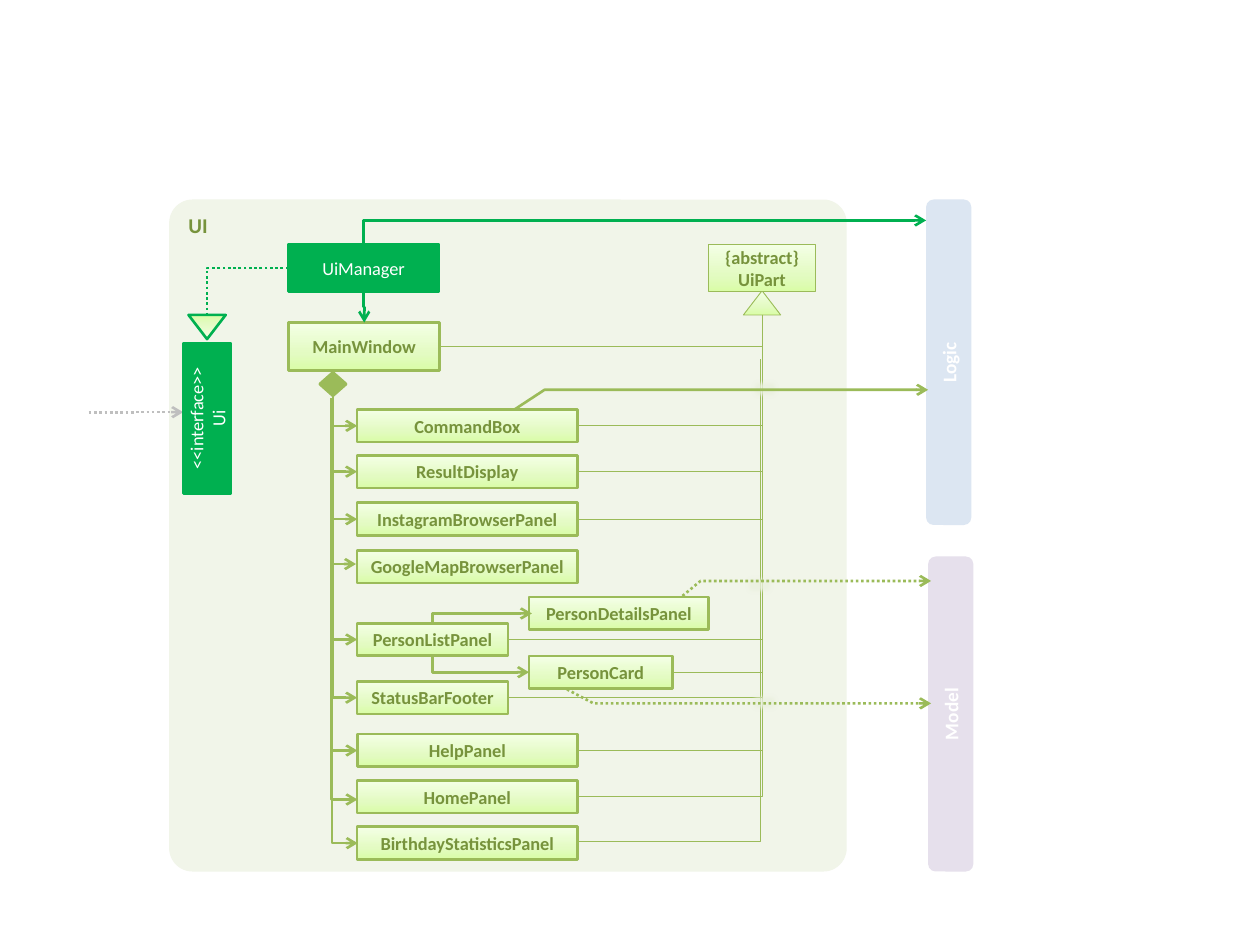
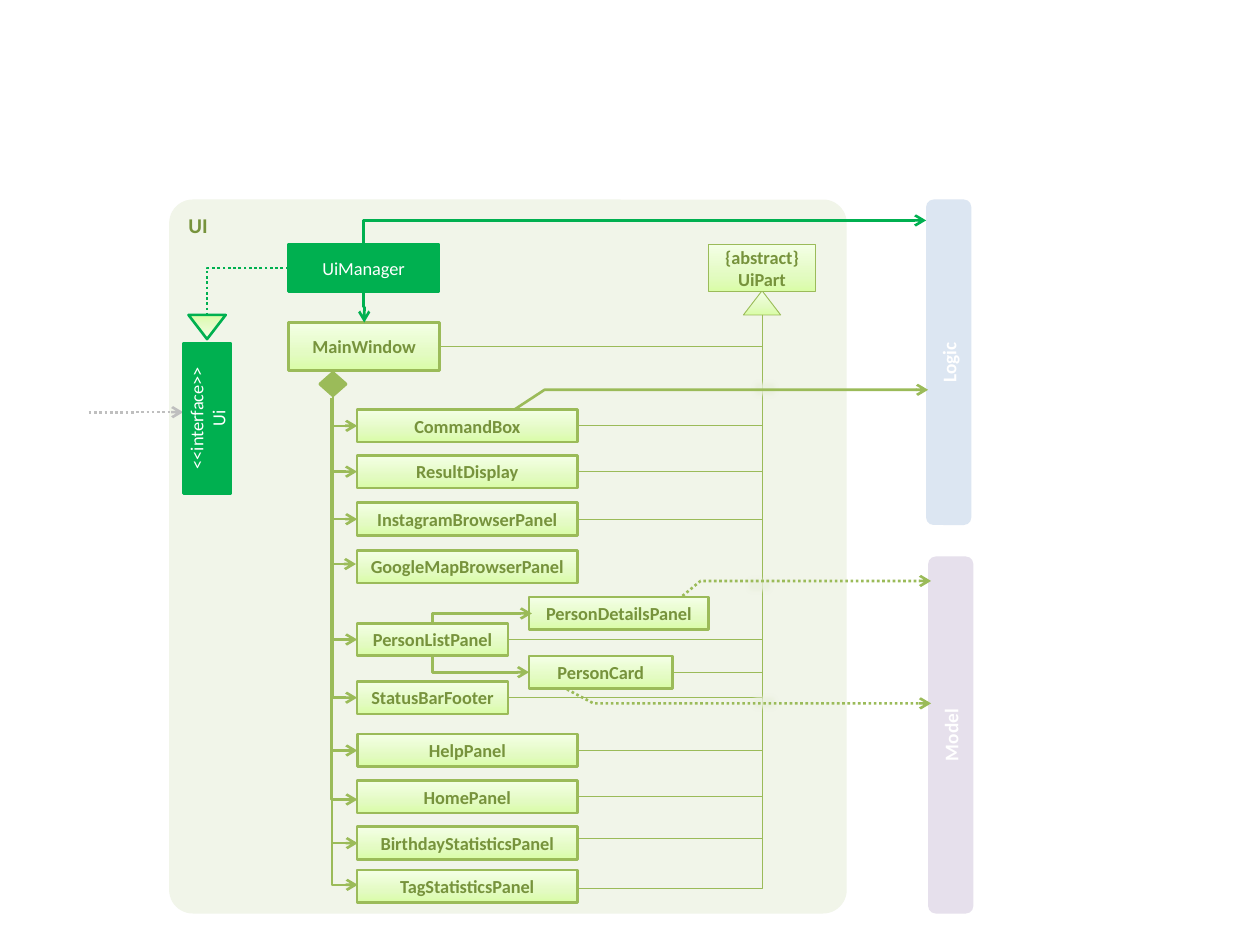
Before and after one commit to pwenzhe/addressbook-level4, a slide deck: slide 1 of docs/diagrams/UiComponentClassDiagram.pptx. Drawn at 1260x945 pixels with LibreOffice and Linux fonts; fonts in the diff are those of the drawing. Boxes give left, top, right and bottom in pixels: in the first picture for what was removed or moved away, otherwise in the second. Text is boxed around its words. In the diff, an @@ line names an element or a change of style, - is before the commit and + after.

```diff
--- a/docs/diagrams/UiComponentClassDiagram.pptx
+++ b/docs/diagrams/UiComponentClassDiagram.pptx
@@ rounded rectangle "UI": place and size @@
-rounded rectangle "UI" at box(169, 199, 847, 871)
+rounded rectangle "UI" at box(169, 199, 847, 914)
@@ elbow line moved from (760, 359) - (576, 842) to (762, 357) - (578, 838) @@
@@ elbow line added from (762, 406) to (577, 888), #9BBB59 0.5 pt @@
@@ elbow arrow added from (333, 533) to (358, 885), #9BBB59 1.5 pt @@
@@ rounded rectangle: place and size @@
-rounded rectangle at box(929, 557, 974, 872)
+rounded rectangle at box(928, 556, 973, 913)
@@ rectangle added at box(357, 871, 577, 903), fill gradient #DAFDA7 to #E4FCC2 to #F5FFE7, outline #9BBB59 1.5 pt, 10.5 pt, text #77933C, bold @@
+TagStatisticsPanel
```
Also in this commit, not shown: 1 other file.
